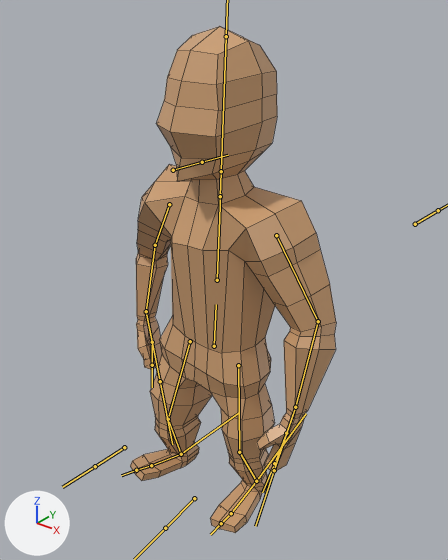
One commit to the FBX model Playground/Assets/person.fbx: the scene before it, then after it.
Before and after are seen from a 50 mm camera at (4.65, -5.59, 6.96) aimed at (0.08, 0.11, 3.42). The axes (+X, +Y, +Z) are drawn at lower left. The lights are the same throughout. Both versions are drawn at frame 15 of the action 'Armature|Idle'; the numbers are the values there. The bones that bend it are drawn over the model as lines. Mesh edges are drawn as thin lines.

Objects in the first picture: 'Person'.
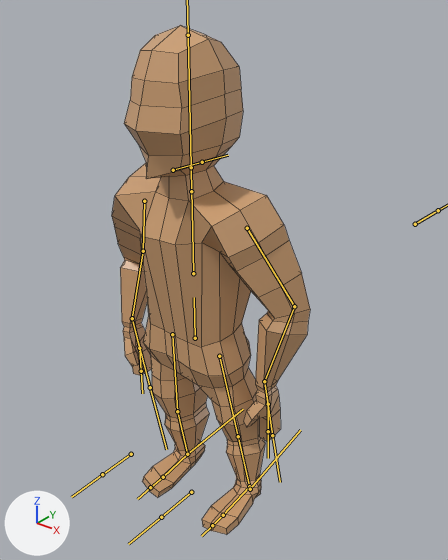
What differs and where, as boxes (x1, y1, x2, y2) in the pictures (448 x 560 px):
'Person', posed
    before: (130, 26, 336, 533)
    after: (112, 25, 310, 534)
bone 'Hip', root to tip
    before: (214, 346) to (216, 304)
    after: (195, 338) to (194, 297)
bone 'Bicep.L', root to tip
    before: (276, 235) to (318, 321)
    after: (247, 228) to (294, 306)
bone 'Forearm.L', root to tip
    before: (318, 321) to (295, 407)
    after: (294, 306) to (264, 381)
bone 'Hand.L', root to tip
    before: (295, 407) to (286, 433)
    after: (264, 381) to (268, 404)
bone 'Bicep.R', root to tip
    before: (169, 204) to (155, 245)
    after: (144, 201) to (143, 251)
bone 'Forearm.R', root to tip
    before: (155, 245) to (146, 312)
    after: (143, 251) to (132, 318)
bone 'Hand.R', root to tip
    before: (146, 312) to (152, 342)
    after: (132, 318) to (139, 348)
bone 'Thigh.L', root to tip
    before: (238, 365) to (239, 452)
    after: (219, 356) to (238, 436)
bone 'Calf.L', root to tip
    before: (239, 452) to (256, 481)
    after: (238, 436) to (249, 486)
bone 'Foot.L', root to tip
    before: (256, 481) to (231, 513)
    after: (249, 486) to (223, 515)
bone 'Toes.L', root to tip
    before: (231, 513) to (221, 523)
    after: (223, 515) to (212, 525)
bone 'Thigh.R', root to tip
    before: (190, 341) to (168, 419)
    after: (172, 334) to (177, 411)
bone 'Calf.R', root to tip
    before: (168, 419) to (181, 454)
    after: (177, 411) to (187, 454)
bone 'Foot.R', root to tip
    before: (181, 454) to (151, 465)
    after: (187, 454) to (163, 477)
bone 'FootController.L', root to tip
    before: (256, 481) to (306, 413)
    after: (250, 489) to (300, 430)
bone 'HandController.R', root to tip
    before: (146, 311) to (160, 381)
    after: (132, 318) to (150, 387)
bone 'HandController.L', root to tip
    before: (295, 407) to (274, 470)
    after: (264, 381) to (272, 435)

The change in detail:
Bone 'Hip' (bone_hip) moves from (0.0, 0.0, 0.0) to (-0.34, 0.0, 0.0).
Bone 'Hip' (bone_hip) turns from (-3, -1, -2) to (0, 0, 0) degrees about its own x, y and z.
Bone 'Bicep.L' (bone_bicep_l) turns from (-66, 23, -24) to (-73, 29, -33) degrees about its own x, y and z.
Bone 'Forearm.L' (bone_forearm_l) turns from (-6, -2, -33) to (-9, -3, -40) degrees about its own x, y and z.
Bone 'Hand.L' (bone_hand_l) turns from (-26, -28, 4) to (-17, -36, 22) degrees about its own x, y and z.
Bone 'Bicep.R' (bone_bicep_r) turns from (-63, -33, 20) to (-68, -25, 12) degrees about its own x, y and z.
Bone 'Forearm.R' (bone_forearm_r) turns from (-17, 7, 42) to (-17, 6, 41) degrees about its own x, y and z.
Bone 'Hand.R' (bone_hand_r) turns from (-16, 26, -9) to (-12, 16, -14) degrees about its own x, y and z.
Bone 'Thigh.L' (bone_thigh_l) turns from (0, 6, -3) to (6, 1, -7) degrees about its own x, y and z.
Bone 'Calf.L' (bone_calf_l) turns from (18, -1, 5) to (-14, 0, -4) degrees about its own x, y and z.
Bone 'Foot.L' (bone_foot_l) turns from (10, 0, 8) to (-6, -10, 4) degrees about its own x, y and z.
Bone 'Toes.L' (bone_toes_l) turns from (8, 0, 0) to (0, 0, 0) degrees about its own x, y and z.
Bone 'Thigh.R' (bone_thigh_r) turns from (-10, 2, 2) to (-1, -5, -9) degrees about its own x, y and z.
Bone 'Calf.R' (bone_calf_r) turns from (21, 1, -6) to (-1, 0, 0) degrees about its own x, y and z.
Bone 'Foot.R' (bone_foot_r) turns from (28, -4, -2) to (4, -18, -1) degrees about its own x, y and z.
Bone 'FootController.L' (bone_footcontroller_l) moves from (0.03, 0.14, 0.06) to (0.0, 0.0, 0.0).
Bone 'FootController.L' (bone_footcontroller_l) turns from (8, 0, 0) to (0, 0, 0) degrees about its own x, y and z.
Bone 'HandController.R' (bone_handcontroller_r) moves from (0.37, -1.53, -1.88) to (0.2, -1.39, -1.98).
Bone 'HandController.R' (bone_handcontroller_r) turns from (-94, -6, 3) to (-96, -8, 3) degrees about its own x, y and z.
Bone 'HandController.L' (bone_handcontroller_l) moves from (-0.32, -1.54, -2.02) to (-0.63, -2.07, -2.01).
Bone 'HandController.L' (bone_handcontroller_l) turns from (-99, -1, -15) to (-88, 17, -11) degrees about its own x, y and z.
